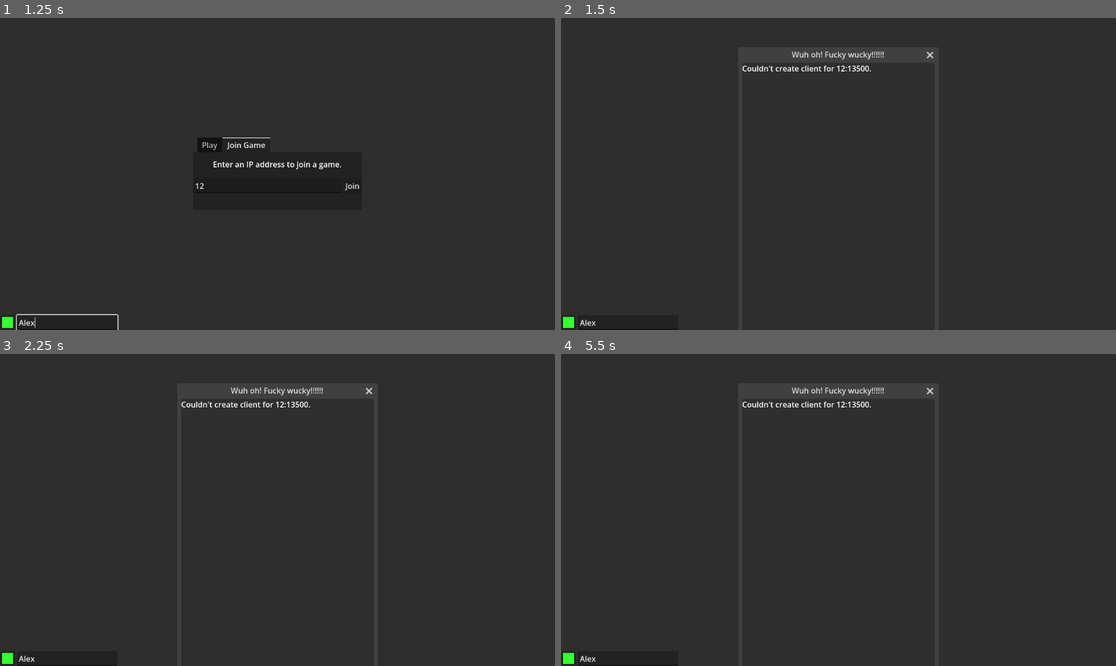
Above: before the commit, frames 1-4 (two rows, left to right).
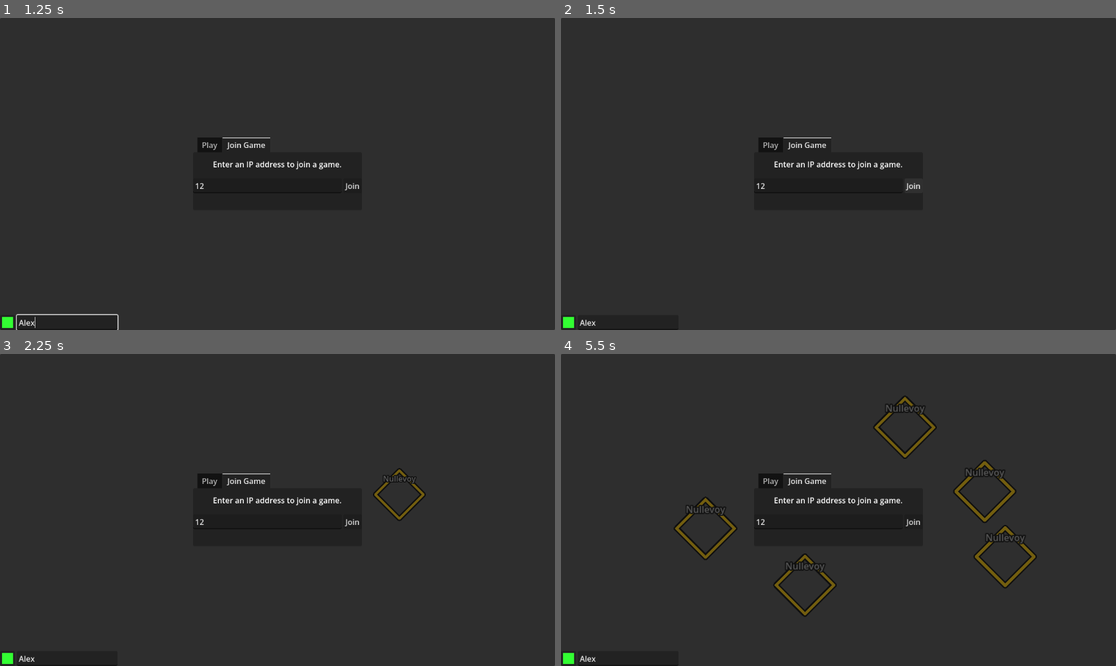
Above: after the commit, the same moments.

Repository: stacktrace-error/chunk-terrain
Game: Godot game, scene res://empty.tscn
The game is run twice, just before and just after one commit, with the same random seed, the same clock (stepped at 60 frames per second) and the same inputs.
Inputs (mouse positions are in pixels of both pictures, inside the frame that each line leads up to):
- Up to frame 1 (1.25 s): click (266, 186) at 0.52 s; type "12" at 0.6 s; click (66, 323) at 0.75 s; type "Alex" at 0.83 s
- Up to frame 2 (1.5 s): click "Join" at 1.25 s
- Up to frame 3 (2.25 s): move the mouse to (399, 494) at 2.02 s; hold D (right) from 2.03 s (still down); tap Middle mouse button (ping) at 2.1 s
- Up to frame 4 (5.5 s): move the mouse to (727, 525) at 2.77 s; release D (right) at 2.78 s; hold S (down) 2.78-3.53 s; tap Middle mouse button (ping) at 2.85, 3.8, 4.55, 5.3 s; move the mouse to (894, 441) at 3.52 s; press the mouse at (894, 441) at 3.53 s; hold D (right) 3.53-4.28 s; move the mouse to (810, 572) at 4.27 s; release the mouse at (810, 572) at 4.28 s; hold W (up) 4.28-5.03 s; right-click (810, 572) at 4.35 s; move the mouse to (1005, 556) at 5.02 s; hold A (left) from 5.03 s (still down); tap Mouse wheel up (zoom_in) at 5.1 s

Frame 1 is identical in both runs. In frame 2, 1.0% of the frame differs, in the area x 32-68%, y 10-57%; in frame 3, 1.4%; in frame 4, 3.7%, in the area x 20-86%, y 10-85%.
Error after the commit: Out of bounds get index '1' (on base: 'Dictionary[int, Player]') (res://multiplayer/ping_marker.gd:17)

Commit message:
fumbling it but it *almost* works after the replacing

Diff:
--- a/entities/player/player_body.gd
+++ b/entities/player/player_body.gd
@@ -15,19 +15,16 @@
 const chunk_radius : int = 8
 
 static func create(id:int, mul_api:MultiplayerAPI) -> PlayerBody:
+	var player : Player = Lobby.players[id]
 	var body : PlayerBody = preload("res://entities/player/player_body.tscn").instantiate()
+
 	body.set_multiplayer_authority(id)
-	body.name = str(id)
+	body.name = str(player.id)
+	body.name_label.text = player.colored_name()
+
 	body.surface_changed.connect(Surfaces.set_active_surface)
+	player.disconnecting.connect(body.on_player_disconnecting)
 
-	# stinky line of code that:
-	# - doesn't show up in the stacktrace.
-	# - causes no errors.
-	# - SPECIFICALLY crashes session 3 SOMETIMES because the function no longer returns a body??????
-	# - does not do that when commented out.
-	body.name_label.text = Lobby.get_colored_name(id)
-
-	Lobby.peer_disconnected.connect(body.on_peer_disconnected)
 	if mul_api.get_unique_id() == id: Camera.target = body
 
 	return body
@@ -36,10 +33,9 @@
 	surface = Surfaces.get_parent_surface(self)
 	load_chunks()
 
-func on_peer_disconnected(id:int) -> void:
+func on_player_disconnecting(id:int) -> void:
 	if id == get_multiplayer_authority():
 		queue_free()
-
 
 func _process(delta:float) -> void:
 	velocity.y = lerp(velocity.y, 300.0, delta * 3)
--- a/multiplayer/g_lobby.gd
+++ b/multiplayer/g_lobby.gd
@@ -2,7 +2,6 @@
 
 @warning_ignore("unused_signal")
 signal connection_status_changed(to:MultiplayerPeer.ConnectionStatus)
-signal peer_disconnected(id:int)
 
 @warning_ignore("int_as_enum_without_cast")
 var connection_status : MultiplayerPeer.ConnectionStatus = 0:
@@ -11,15 +10,15 @@
 			connection_status = x
 			connection_status_changed.emit(x)
 
-var players : Dictionary[int, Dictionary] = {}
+var players : Dictionary[int, Player] = {}
 
 const default_port : int = 13500
 
 
 func _ready() -> void:
 	var args : Dictionary[String, PackedStringArray] = Util.launch_args
-	if args.has("host"): host_parse_port(args["host"][0])
-	elif args.has("join"): join_parse_port(args["join"][0])
+	if args.has("host"): host(args["host"][0])
+	elif args.has("join"): join(args["join"][0])
 
 
 func _process(_delta: float) -> void:
@@ -27,121 +26,101 @@
 	if p is ENetMultiplayerPeer and !multiplayer.is_server(): connection_status = p.get_connection_status()
 
 
-func host_parse_port(port_string:String="") -> bool:
-	Settings.write("last_host_port", port_string)
+func host(port_var:Variant=default_port) -> void:
+	var port : int = int(port_var)
+	if !port: port = default_port
 
-	var port : int = default_port
-	if !port_string.is_empty(): port = port_string.to_int()
-	return host(port)
+	Settings.write("last_host_port", str(port))
 
-func host(port:int=default_port) -> bool:
-	(multiplayer as SceneMultiplayer).auth_callback = auth_serverside
-	(multiplayer as SceneMultiplayer).peer_authenticating.connect(on_peer_auth_serverside)
+	var sm : SceneMultiplayer = multiplayer as SceneMultiplayer
+	sm.auth_callback = auth_serverside
+	sm.peer_connected.connect(on_peer_connected)
+	sm.peer_disconnected.connect(on_peer_disconnected)
+	sm.peer_authenticating.connect(on_peer_authenticating)
 
 	var peer : ENetMultiplayerPeer = ENetMultiplayerPeer.new()
-	var error : Error = peer.create_server(port)
-	match error:
-		ERR_CANT_CREATE: ErrorPopup.show_with(str("Couldn't create server with port ", port, "."))
-		ERR_ALREADY_IN_USE: ErrorPopup.show_with("Multiplayer peer already in use.")
-		OK:
-			multiplayer.multiplayer_peer = peer
+	if peer.create_server(port) == OK:
+		multiplayer.multiplayer_peer = peer
 
-			multiplayer.peer_disconnected.connect(on_peer_disconnected)
-			#send_player()
+		spawn_player(1, Player.create_as_packet())
 
-			DisplayServer.window_set_title.call_deferred("hosting")
+		DisplayServer.window_set_title.call_deferred("hosting")
+	else:
+		disconnect_signals()
 
-			return true
-	return false
+func join(address_with_optional_port:String=str("localhost:",default_port)) -> void:
+	quit()
+
+	Settings.write("last_join_ip", address_with_optional_port)
+	var split : PackedStringArray = address_with_optional_port.rsplit(":", false, 1)
+	var address : String = address_with_optional_port
+	var port : int = default_port
+	if split.size() > 1:
+		address = split[0]
+		port = int(split[1])
+
+	var sm : SceneMultiplayer = multiplayer as SceneMultiplayer
+	sm.auth_callback = auth_clientside
+	sm.server_disconnected.connect(quit)
+
+	var peer : ENetMultiplayerPeer = ENetMultiplayerPeer.new()
+	if peer.create_client(address, port) == OK:
+		multiplayer.multiplayer_peer = peer
+
+		DisplayServer.window_set_title.call_deferred(str(address, ":", port))
+
+		@warning_ignore("int_as_enum_without_cast")
+		connection_status = 1
+	else:
+		disconnect_signals()
 
 
-func join_parse_port(address:String) -> bool:
-	Settings.write("last_join_ip", address)
+func auth_serverside(id:int, data:PackedByteArray) -> void:
+	if data and !data.is_empty() and data[0] == 255:
+		multiplayer.complete_auth(id)
+		spawn_player(id, data)
 
-	var split : PackedStringArray = address.rsplit(":", false, 1)
-
-	if split.size() > 1: return join(split[0], split[1].to_int())
-	return join(address, default_port)
-
-func join(address:String="localhost", port:int=default_port) -> bool:
-	quit()
-
-	(multiplayer as SceneMultiplayer).auth_callback = auth_clientside
-	(multiplayer as SceneMultiplayer).peer_authenticating.connect(on_peer_auth_clientside)
-
-	var peer : ENetMultiplayerPeer = ENetMultiplayerPeer.new()
-	var error : Error = peer.create_client(address, port)
-	match error:
-		ERR_CANT_CREATE: ErrorPopup.show_with(str("Couldn't create client for ", address, ":", port, "."))
-		ERR_ALREADY_IN_USE: ErrorPopup.show_with("Multiplayer peer already in use.")
-		OK:
-			DisplayServer.window_set_title.call_deferred(str(address, ":", port))
-
-			multiplayer.multiplayer_peer = peer
-
-			multiplayer.server_disconnected.connect(quit)
-			multiplayer.connected_to_server.connect(on_connected_to_server)
-			multiplayer.peer_disconnected.connect(on_peer_disconnected)
-
-			@warning_ignore("int_as_enum_without_cast")
-			connection_status = 1
-
-			return true
-	return false
-
-func on_peer_auth_serverside(id:int) -> void:
-	multiplayer.send_auth(id, Player.create_as_byte_array())
-
-func on_peer_auth_clientside(id:int) -> void:
-	multiplayer.send_auth(id, Player.create_as_byte_array())
-
-@warning_ignore("unused_parameter")
-func auth_serverside(id:int, data:PackedByteArray) -> void:
-	print("server")
+func auth_clientside(id:int, _data:PackedByteArray) -> void:
+	multiplayer.send_auth(id, Player.create_as_packet())
 	multiplayer.complete_auth(id)
 
-@warning_ignore("unused_parameter")
-func auth_clientside(id:int, data:PackedByteArray) -> void:
-	print("client")
-	multiplayer.complete_auth(id)
+func spawn_player(id:int, player_packet:PackedByteArray) -> void:
+	if !multiplayer.is_server(): return
 
-func on_connected_to_server() -> void:
-	print("weeee")
+	var p : Player = Player.from_packet(player_packet)
+	p.id = id
+	p.name = str(id)
+	add_child(p, true)
 
-@rpc("call_local")
-func rpc_add_player(player:Dictionary) -> void:
-	if players.get(player.id):
-		print(str("attempted to add duplicate player ", player.id))
-		return
-	players[player.id] = player
+func on_peer_authenticating(id:int) -> void:
+	multiplayer.send_auth(id, "g".to_utf8_buffer())
 
-	HUD.chat.add_message(tr("msg_player_connected") % player.nickname)
+func on_peer_connected(id:int) -> void:
+	Surfaces.send_stub_to(id)
 
+func on_peer_disconnected(id:int) -> void:
+	if players.has(id):
+		players[id].queue_free()
 
 func start_game() -> void:
-	#if players.is_empty(): send_player()
+	if players.is_empty(): spawn_player(1, Player.create_as_packet())
 	Surfaces.on_game_started()
 
+## ffs.
+func disconnect_signals() -> void:
+	Util.check_disconnect(multiplayer.server_disconnected, quit)
+	Util.check_disconnect(multiplayer.peer_connected, on_peer_connected)
+	Util.check_disconnect(multiplayer.peer_disconnected, on_peer_disconnected)
+	Util.check_disconnect(multiplayer.peer_authenticating, on_peer_authenticating)
+
 func quit() -> void:
-	## ffs.
-	Util.check_disconnect(multiplayer.peer_disconnected, on_peer_disconnected)
-	#Util.check_disconnect(multiplayer.connected_to_server, send_player)
-	Util.check_disconnect(multiplayer.server_disconnected, quit)
+	disconnect_signals()
 
 	multiplayer.multiplayer_peer.close()
 	multiplayer.multiplayer_peer = OfflineMultiplayerPeer.new()
 
-	players.clear()
+	for player : Player in players.values(): player.queue_free()
 	Surfaces.clear()
 
-func on_peer_disconnected(id:int) -> void:
-	if players.has(id):
-		peer_disconnected.emit(id)
-		HUD.chat.add_message(tr("msg_player_disconnected") % players[id].nickname)
-		players.erase(id)
-
-func local_player() -> Dictionary:
+func local_player() -> Player:
 	return players.get(multiplayer.get_unique_id())
-
-func get_colored_name(id:int) -> String:
-	return str("[color=", players[id].nickname_color, "]", players[id].nickname, "[/color]")
--- a/multiplayer/ping_marker.gd
+++ b/multiplayer/ping_marker.gd
@@ -9,12 +9,12 @@
 	ping.setup(player, g_pos, radius, lifetime)
 	return ping
 
-func setup(player:int, g_pos:Vector2, radius:float=-1, lifetime:float=20) -> void:
+func setup(peer_id:int, g_pos:Vector2, radius:float=-1, lifetime:float=20) -> void:
 	global_position = g_pos
 
 	if radius < 0: radius = default_radius
 
-	%Text.text = Lobby.get_colored_name(player)
+	%Text.text = Lobby.players[peer_id].colored_name()
 	%Text.position.y = -50 - radius * 0.44
 
 	var p : PackedVector2Array = points.duplicate()
@@ -22,7 +22,7 @@
 
 	%Circle.points = p
 	%CircleColor.points = p
-	%CircleColor.default_color = Color(Lobby.players[player].nickname_color)
+	%CircleColor.default_color = Color(Lobby.players[peer_id].color)
 
 	var tween : Tween = create_tween()
 	tween.tween_interval(lifetime - fade_time)
--- a/multiplayer/player.gd
+++ b/multiplayer/player.gd
@@ -1,12 +1,13 @@
 class_name Player extends Node
+
+signal disconnecting
 
 @export var id : int
 @export var uid : int
 @export var nickname : String
 @export var color : Color
 
-
-static func create_as_byte_array() -> PackedByteArray:
+static func create_as_packet() -> PackedByteArray:
 	var bytes : PackedByteArray = PackedByteArray()
 
 	var override : bool = Util.launch_args.has("uid")
@@ -14,21 +15,38 @@
 	var col : Color = Color.GRAY if override else Color(Settings.read("player_color"))
 	var nick : String = Util.launch_args["uid"][1] if override else Settings.read("player_name")
 
-	bytes.resize(8)
-	bytes.encode_u32(0, u.to_int())
-	bytes.encode_s32(4, col.to_rgba32())
+	bytes.resize(9)
+	bytes[0] = 255 #packet "type" byte
+	bytes.encode_u32(1, u.to_int())
+	bytes.encode_s32(5, col.to_rgba32())
 	bytes.append_array(nick.to_utf8_buffer())
 
 	return bytes
 
-static func from_byte_array(data:PackedByteArray) -> Player:
-	var player : Player = new()
+static func from_packet(data:PackedByteArray) -> Player:
+	var player : Player = preload("res://multiplayer/player.tscn").instantiate()
 
-	player.uid = data.decode_u32(0)
-	player.color = Color(data.decode_u32(4))
-	player.nickname = data.slice(8).get_string_from_utf8()
+	player.uid = data.decode_u32(1)
+	player.color = Color(data.decode_u32(5))
+	player.nickname = data.slice(9).get_string_from_utf8()
 
 	return player
 
+func _ready() -> void:
+	if !Lobby.players.has(id):
+		Lobby.players[id] = self
+		HUD.chat.add_message(tr("msg_player_connected") % nickname)
+
+		Util.when_possible(Surfaces.spawn_body.bind(id), Surfaces.has_world, Surfaces.world_created)
+	else:
+		print("attempted to spawn duplicate player for " + str(id))
+		queue_free()
+
+func free() -> void:
+	disconnecting.emit()
+	HUD.chat.add_message(tr("msg_player_disconnected") % nickname)
+	Lobby.players.erase(id)
+	super.free()
+
 func colored_name() -> String:
 	return str("[color=", color.to_html(), "]", nickname, "[/color]")
--- a/project.godot
+++ b/project.godot
@@ -28,7 +28,7 @@
 HUD="*uid://ct0cs4hrv60t6"
 ErrorPopup="*uid://dvgqqshnkxor2"
 Surfaces="*uid://cotemipcvisqa"
-Lobby="*uid://cgur0hsjp3hq1"
+Lobby="*uid://lw4cx3ywxiti"
 Camera="*res://g_camera.tscn"
 PingMarkers="*uid://crbgw6ct16osm"
 MainMenu="*uid://b50nne4g7wvf8"
--- a/ui/dialog/pause_dialog.gd
+++ b/ui/dialog/pause_dialog.gd
@@ -14,7 +14,7 @@
 
 
 func on_host_submitted() -> void:
-	Lobby.host_parse_port(%HostPort.text)
+	Lobby.host(%HostPort.text)
 
 func _unhandled_input(event: InputEvent) -> void:
 	if event.is_action_pressed("pause_menu"):
--- a/ui/hud/chat.gd
+++ b/ui/hud/chat.gd
@@ -3,7 +3,7 @@
 var full : bool = false:
 	set(x):
 		if x:
-			var p : Dictionary = Lobby.local_player()
+			var p : Player = Lobby.local_player()
 			if !p: return # Cannot open chat if not in a game.
 			%ChatInput.grab_focus()
 			%ChatInput.placeholder_text = p.nickname + ":"
@@ -39,8 +39,8 @@
 	fade_tween.tween_property(%Recent, "modulate", Color.TRANSPARENT, recent_fade_time)
 	fade_tween.tween_callback(%Recent.hide)
 
-func send_message(player:int, message:String) -> void:
-	rpc_msg.rpc(str(Lobby.get_colored_name(player), ": ", message))
+func send_message(id:int, message:String) -> void:
+	rpc_msg.rpc(str(Lobby.players[id].colored_name(), ": ", message))
 
 func send_unsigned_message(message:String) -> void:
 	rpc_msg.rpc(message)
--- a/ui/main_menu.gd
+++ b/ui/main_menu.gd
@@ -13,7 +13,7 @@
 	%JoinAddress.text = Settings.read("last_join_ip")
 
 func on_join_submitted() -> void:
-	Lobby.join_parse_port(%JoinAddress.text)
+	Lobby.join(%JoinAddress.text)
 
 func on_visibility_changed() -> void:
 	if visible && Lobby.connection_status == 0:
--- a/world/g_surfaces.gd
+++ b/world/g_surfaces.gd
@@ -37,22 +37,17 @@
 		Lobby.start_game()
 
 
-func on_peer_connected(id:int) -> void:
-	if has_world and !id == 1:
-		rpc_add_stubs.rpc_id(id, to_stubs())
-
-		for player : int in Lobby.players:
-			if player != id: rpc_spawn_body.rpc_id(id, player)
-
-		rpc_spawn_body.rpc(id)
+func send_stub_to(id:int) -> void:
+	if has_world && !id == 1: rpc_add_stubs.rpc_id(id, to_stubs())
 
 func on_game_started() -> void:
 	rpc_add_stubs.rpc(to_stubs())
-	for player : int in Lobby.players:
-		rpc_spawn_body.rpc(player)
 
 @rpc("call_local")
 func rpc_spawn_body(id:int) -> void:
+	spawn_body(id)
+
+func spawn_body(id:int) -> void:
 	active_surface.add_child(PlayerBody.create(id, multiplayer))
 
 #region creation/deserialization
